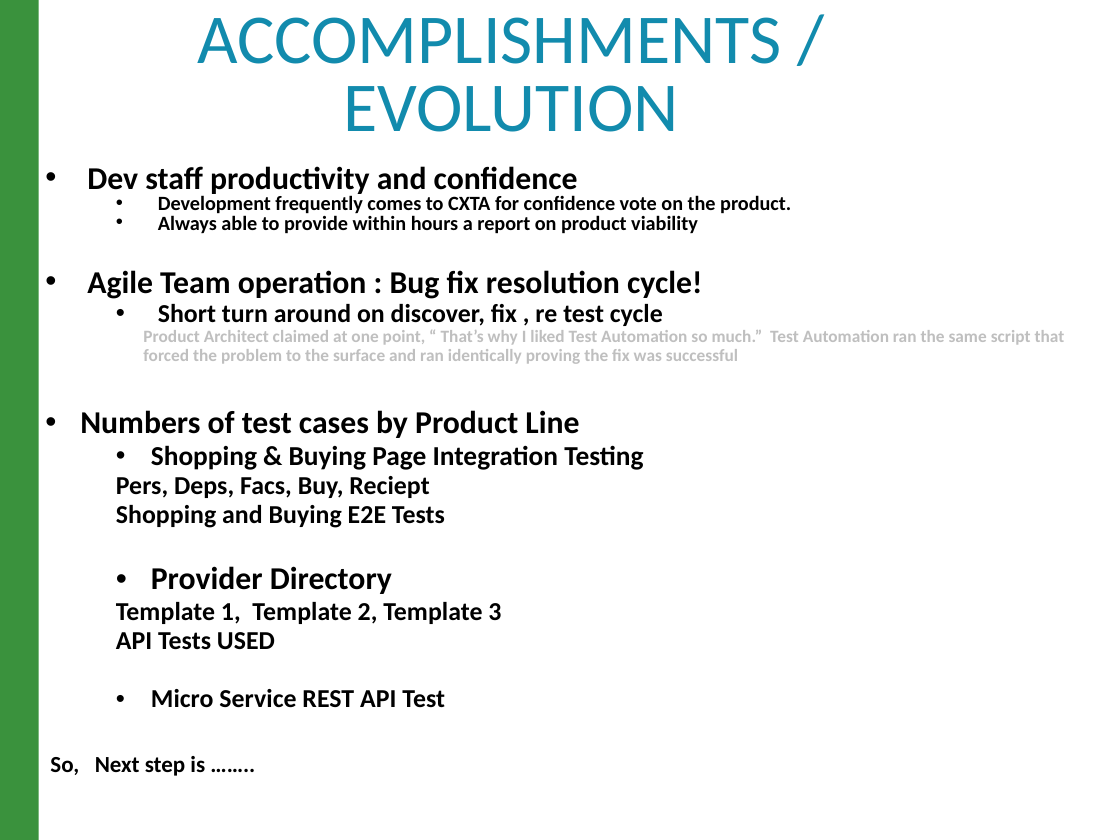
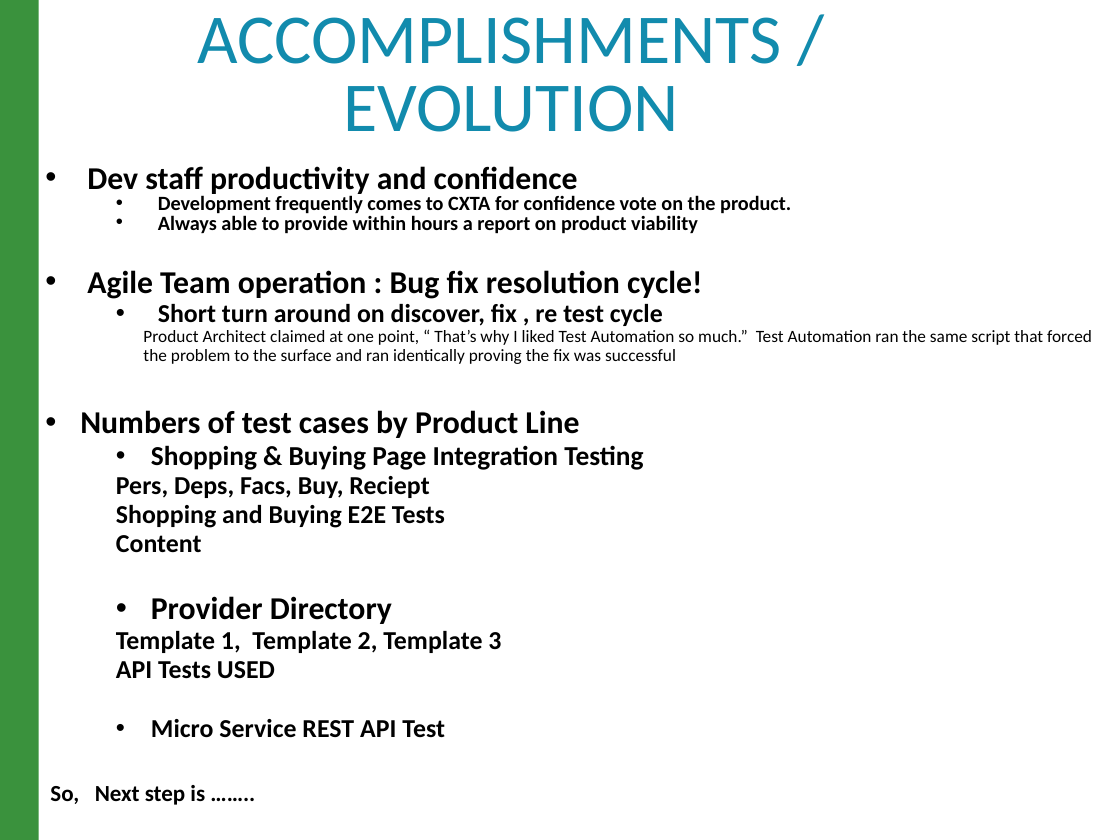
Before and after one commit to raghav9329/mainProf, a slide deck: slide 5 of CurrentWork_Delta/CX_StrategyPowerPoint.pptx. Drawn at 1120x840 pixels with LibreOffice and Linux fonts; fonts in the diff are those of the drawing. Boxes give left, top, right and bottom in pixels: in the first picture for what was removed or moved away, otherwise in the second. Text is boxed around its words. In the diff, an @@ line names an element or a change of style, - is before the commit and + after.

```diff
--- a/CurrentWork_Delta/CX_StrategyPowerPoint.pptx
+++ b/CurrentWork_Delta/CX_StrategyPowerPoint.pptx
@@ text at [143, 330, 1092, 364]: text colour #BFBFBF to #000000, bold off in "Product Architect claimed at one point, “ ..." @@
@@ text at [116, 535, 202, 553]: paragraph added @@
+  Content
```
Also in this commit, not shown: 6 other slides changed, 5 other files.
